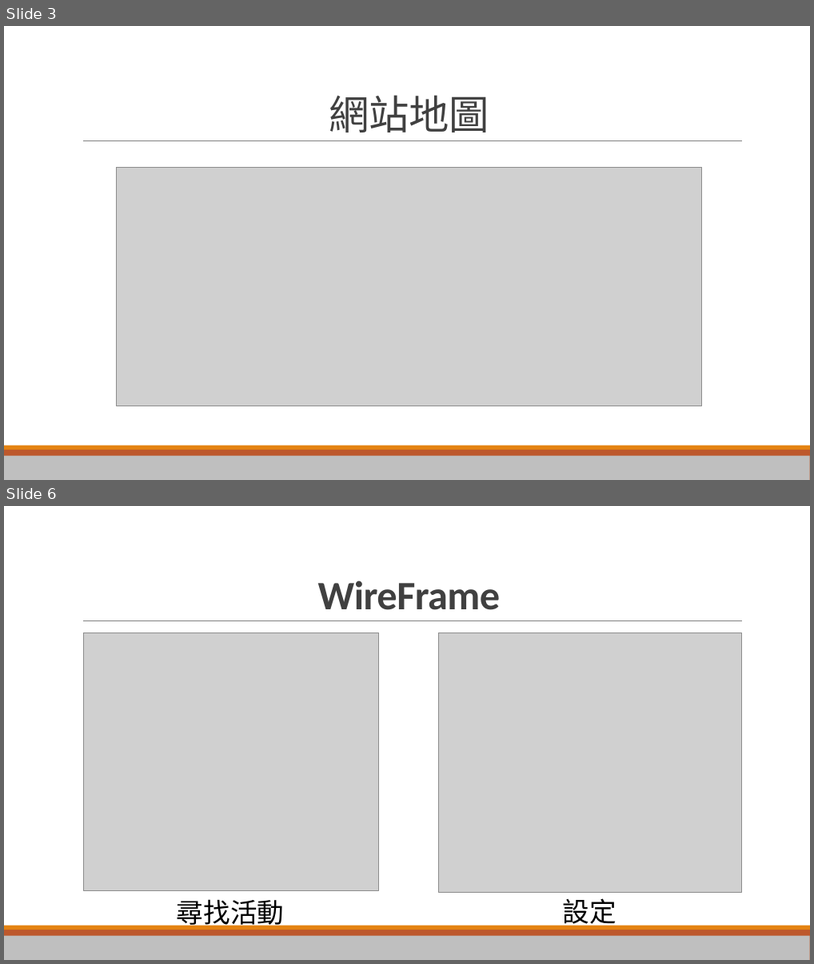
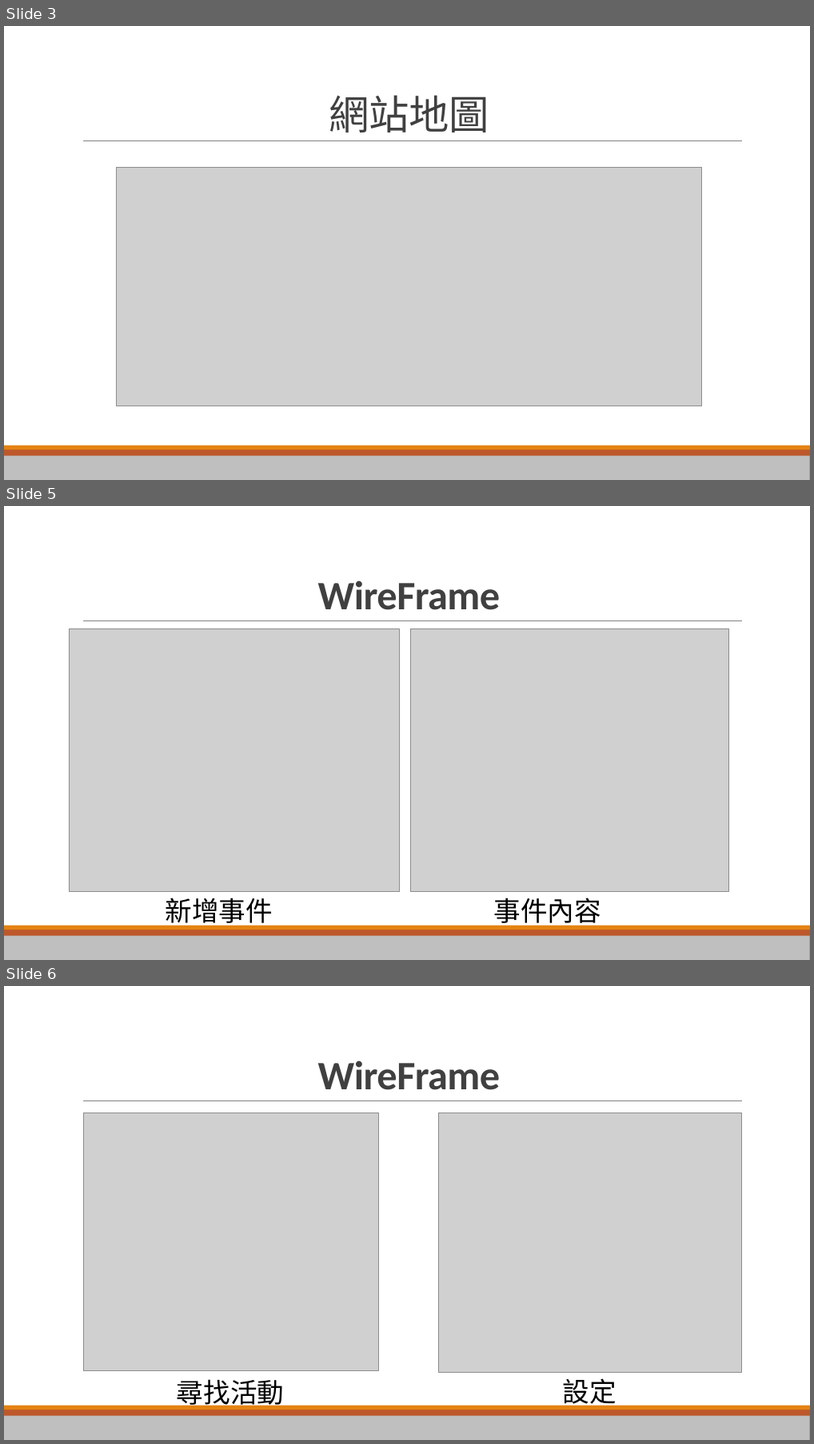
Before and after one commit to FredChen50215/midProject, a slide deck: iCalendar.pptx. Shown one above the other, each under a label of ours: slides 3 and 6 before the commit, slides 3, 5 and 6 after it; the slides between them are not shown. The pictures are 814x964 and 814x1444 pixels, drawn with LibreOffice and Linux fonts; fonts in the diff are those of the drawing; grey boxes stand for pictures. Boxes give left, top, right and bottom in pixels: in the first picture for what was removed or moved away, otherwise in the second. Text is boxed around its words. In the diff, an @@ line names an element or a change of style, - is before the commit and + after.

Commit message:
midProject_23_1.更改detail.png 2.修改iCalendar.pptx內容

```diff
--- a/iCalendar.pptx
+++ b/iCalendar.pptx
@@ slide 5 added at [4,506,810,960], background #FFFFFF; not listed: 4 template elements that a slide beside it also shows @@
@@ title added at [318,580,501,610], 48 pt, text #404040, bold @@
+WireFrame
@@ picture added at [70,628,400,891] @@
@@ picture added at [410,628,730,891] @@
@@ text added at [166,897,273,928], 32 pt, text #000000 @@
+新增事件
@@ text added at [494,897,602,928], 32 pt, text #000000 @@
+事件內容
```
Also in this commit, not shown: 5 slides changed, 1 slide removed, 1 other file.
